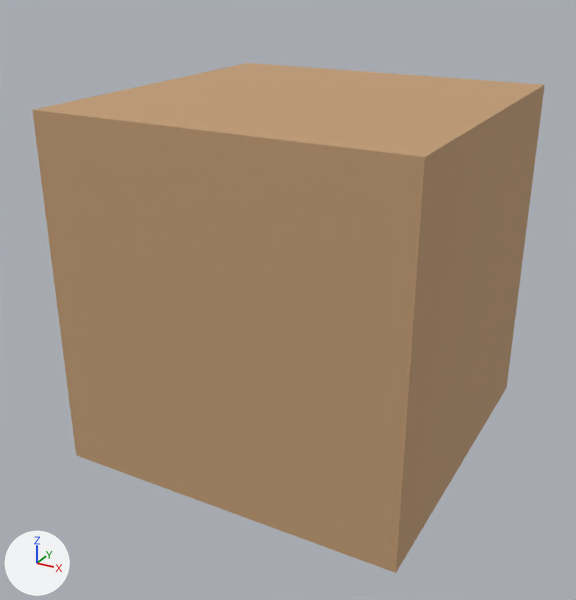
The glTF model public/model/quaternius/props/Bed.glb, before and after one commit.
One viewpoint serves both versions: a camera (50 mm lens) standing at (0.989, -1.92, 1.356) and looking at (-0.026, -0.076, 0.434). Arrows for +X, +Y and +Z are at lower left; the lights stay in place. The picture after the commit comes second. Vertices at exactly the same position are counted once.

Objects in the first picture: 'filler_Bed'.
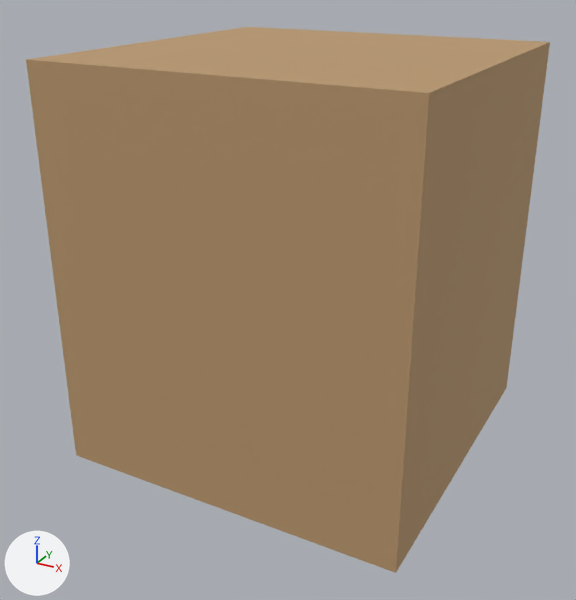
The newer file is also rescaled (x0.85), turned or shifted as a whole; pictures and numbers use the older file's frame.

Pixel boxes (x1, y1, x2, y2) of what changed, in the pictures (576 x 600 px):
'filler_Bed', reshaped (7% taller)
    before: (32, 63, 545, 573)
    after: (26, 27, 550, 573)

The change in detail:
me_bed is used by ob_filler_bed; location (0.0, 0.0, 0.0).
Before the commit, vertices of me_bed: 1 (0.5, 0.5, 1.0) at pixel (544, 84), 2 (0.5, -0.5, 1.0) at pixel (424, 157), 5 (-0.5, -0.5, 1.0) at pixel (32, 109), 6 (-0.5, 0.5, 1.0) at pixel (247, 63).
me_bed had 8 vertices, 12 faces and spanned x -0.5..0.5, y -0.5..0.5, z 0.0..1.0.
me_bed now has 8 vertices, 12 faces and spans x -0.5..0.5, y -0.5..0.5, z 0.0..1.118.
Part 1, on me_bed:
Vertices 1, 2, 5, 6 of me_bed move by (0.0, 0.0, 0.118).
